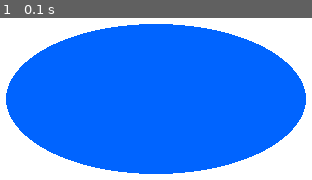
Above: before the commit, frame 1.
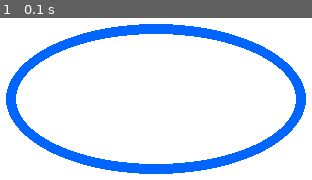
Above: after the commit, the same moment.

Repository: gurban-dev/game-development
Game: pygame game, started from pygame/draw_ellipses.py
The game is run twice, just before and just after one commit, with the same random seed, the same clock (stepped at 60 frames per second) and the same inputs.
Inputs:
- Up to frame 1 (0.1 s): no input

The runs differ from the first frame. In frame 1, 56% of the frame differs, in the area x 5-95%, y 9-91%.

Commit message:
Exercise for drawing shapes added.

Diff:
--- a/pygame/draw_ellipses.py
+++ b/pygame/draw_ellipses.py
@@ -10,7 +10,7 @@
 # pygame.draw.ellipse(surface, color, rectangle)
 
 # surface is where to draw (usually screen)
-# color is the RGB color.
+# color is the RGB color that the ellipse will be.
 # rectangle is an invisible rectangle that determines the
 # ellipse's position and size.
 
@@ -19,6 +19,9 @@
 
 # Create the game window.
 screen = pygame.display.set_mode((800, 600))
+
+# 'screen' is assigned a Surface object which represents the
+# window in the Python program.
 
 # Set the title shown at the top of the window.
 pygame.display.set_caption("Drawing an Ellipse")
@@ -42,12 +45,24 @@
     # 300 is the width.
     # 150 is the height.
 
-    # Store the invisible rectangle that defines the ellipse.
+    # Begin drawing from 250 pixels to the right of the starting
+    # point and 200 pixels down from the starting point.
+
+    # Store the invisible rectangle that defines the boundaries
+    # of the ellipse.
     ellipse_rectangle = (250, 200, 300, 150)
+
+    # Unlike pygame.draw.circle(), .ellipse() does not accept
+    # a center value.
 
     # Pygame draws the ellipse inside this invisible rectangle,
     # which determines its position and size.
-    pygame.draw.ellipse(screen, BLUE, ellipse_rectangle)
+
+    # The second argument, BLUE, specifies the color the ellipse
+    # will be filled with.
+
+    # The fourth argument is the line width of the ellipse.
+    pygame.draw.ellipse(screen, BLUE, ellipse_rectangle, 10)
 
     # Check every event that has occurred.
     for event in pygame.event.get():
@@ -61,6 +76,9 @@
             # Exit the Python program.
             sys.exit()
 
+    # Use pygame.display.update() when only a region of the screen
+    # needs to be updated.
+
     # Update the entire display since the entire screen is
     # redrawn every frame.
     pygame.display.flip()
--- a/pygame/rectangles.py
+++ b/pygame/draw_rect.py
@@ -18,6 +18,8 @@
 # • Walls
 # • Collision detection
 
+BLUE = (0, 0, 255)
+
 # Creating a Rect requires the following:
 
 # Position of the rectangle
@@ -29,7 +31,7 @@
 
 # A rectangle could be drawn like this:
 
-# pygame.draw.rect(screen, "blue", (100, 50, 200, 100))
+# pygame.draw.rect(screen, BLUE, (100, 50, 200, 100))
 
 # However, creating a Rect object gives us many useful attributes
 # and methods, making it much easier to work with rectangles.
@@ -48,7 +50,7 @@
 # pygame.draw.rect() accepts either:
 # • A tuple containing (x, y, width, height)
 # • A Rect object
-pygame.draw.rect(screen, "blue", blue_rect)
+pygame.draw.rect(screen, BLUE, blue_rect)
 
 # The left attribute represents the x-coordinate of the rectangle's
 # left edge.
--- /dev/null
+++ b/pygame/exercises/draw_ellipse_ex.py
@@ -0,0 +1,45 @@
+import pygame
+import sys
+
+# Objective:
+# Create a Pygame application that draws three ellipses on the display
+# surface. Each ellipse should have a different colour, position, width,
+# and height. Once you've completed the exercise, try arranging the
+# ellipses so that together they resemble a simple object, such as a
+# snowman, a caterpillar, or a pair of glasses.
+
+# Initialize Pygame.
+pygame.init()
+
+# Create the game window.
+screen = pygame.display.set_mode((800, 600))
+pygame.display.set_caption("Draw Three Ellipses")
+
+# Main game loop.
+running = True
+
+while running:
+    # Check for events.
+    for event in pygame.event.get():
+        if event.type == pygame.QUIT:
+            running = False
+
+    # Fill the background with white.
+    screen.fill("white")
+
+    # TODO:
+    # Draw three ellipses here.
+
+    # Each ellipse should have:
+    # - A different colour.
+    # - A different x-coordinate.
+    # - A different y-coordinate.
+    # - A different width.
+    # - A different height.
+
+    # Update the display.
+    pygame.display.flip()
+
+# Quit Pygame.
+pygame.quit()
+sys.exit()
--- /dev/null
+++ b/pygame/exercises/draw_ellipse_sol.py
@@ -0,0 +1,44 @@
+import pygame
+import sys
+
+# Objective:
+# Create a Pygame application that draws three ellipses on the display
+# surface. Each ellipse should have a different colour, position, width,
+# and height. Once you've completed the exercise, try arranging the
+# ellipses so that together they resemble a simple object, such as a
+# snowman, a caterpillar, or a pair of glasses.
+
+# Initialize Pygame.
+pygame.init()
+
+# Create the game window.
+screen = pygame.display.set_mode((800, 600))
+pygame.display.set_caption("Draw Three Ellipses")
+
+# Main game loop.
+running = True
+
+while running:
+    # Check for events.
+    for event in pygame.event.get():
+        if event.type == pygame.QUIT:
+            running = False
+
+    # Fill the background with white.
+    screen.fill("white")
+
+    # Draw the first ellipse.
+    pygame.draw.ellipse(screen, "red", (50, 100, 150, 80))
+
+    # Draw the second ellipse.
+    pygame.draw.ellipse(screen, "green", (275, 200, 200, 120))
+
+    # Draw the third ellipse.
+    pygame.draw.ellipse(screen, "blue", (550, 350, 180, 100))
+
+    # Update the display.
+    pygame.display.flip()
+
+# Quit Pygame.
+pygame.quit()
+sys.exit()
--- /dev/null
+++ b/pygame/exercises/draw_shapes_ex.py
@@ -0,0 +1,76 @@
+# Import the pygame module.
+import pygame
+
+# Import the sys module.
+import sys
+
+# Objective:
+# Build your own robot using only Pygame's drawing functions.
+
+# Requirements:
+# Your robot must use all of the following drawing functions
+# at least once.
+
+# □ pygame.draw.rect()
+#     Draw the robot's head.
+
+# □ pygame.draw.polygon()
+#     Draw the robot's body.
+
+# □ pygame.draw.circle()
+#     Draw two eyes.
+
+# □ pygame.draw.line()
+#     Draw an antenna on top of the robot's head.
+
+# □ pygame.draw.ellipse()
+#     Draw three vertically stacked energy beams beneath
+#     the robot so that it appears to be floating.
+
+#     The top beam should be the largest.
+#     The middle beam should be smaller.
+#     The bottom beam should be the smallest.
+
+# Draw everything after:
+#     screen.fill(BLACK)
+
+# and before:
+#     pygame.display.update()
+
+# Start pygame.
+pygame.init()
+
+# Create the game window.
+screen = pygame.display.set_mode((800, 600))
+
+# Set the window title.
+pygame.display.set_caption("Robot Exercise")
+
+# Define some colours.
+WHITE = (255, 255, 255)
+BLACK = (0, 0, 0)
+GREY = (170, 170, 170)
+BLUE = (50, 100, 255)
+RED = (255, 0, 0)
+GREEN = (0, 255, 0)
+
+# Start the game loop.
+while True:
+
+    # Look for events.
+    for event in pygame.event.get():
+
+        # Close the window if needed.
+        if event.type == pygame.QUIT:
+            pygame.quit()
+            sys.exit()
+
+    # Fill the background.
+    screen.fill(BLACK)
+
+    # -----------------------------
+    # Draw your robot here.
+    # -----------------------------
+
+    # Show everything on the screen.
+    pygame.display.update()
--- /dev/null
+++ b/pygame/exercises/draw_shapes_sol.py
@@ -0,0 +1,69 @@
+# Import the pygame module.
+import pygame
+
+# Import the sys module.
+import sys
+
+# Start pygame.
+pygame.init()
+
+# Create the game window.
+screen = pygame.display.set_mode((800, 600))
+
+# Set the window title.
+pygame.display.set_caption("Robot Exercise")
+
+# Define some colours.
+WHITE = (255, 255, 255)
+BLACK = (0, 0, 0)
+GREY = (170, 170, 170)
+BLUE = (50, 100, 255)
+RED = (255, 0, 0)
+GREEN = (0, 255, 0)
+
+# Start the game loop.
+while True:
+
+    # Look for events.
+    for event in pygame.event.get():
+
+        # Close the window if needed.
+        if event.type == pygame.QUIT:
+            pygame.quit()
+            sys.exit()
+
+    # Fill the background.
+    screen.fill(BLACK)
+
+    # Draw the robot's head.
+    pygame.draw.rect(screen, GREY, (300, 100, 200, 150))
+
+    # Draw the robot's body.
+    pygame.draw.polygon(
+        screen,
+        BLUE,
+        [
+            (275, 250),
+            (525, 250),
+            (475, 450),
+            (325, 450),
+        ],
+    )
+
+    # Draw the robot's eyes.
+    pygame.draw.circle(screen, RED, (350, 160), 15)
+    pygame.draw.circle(screen, RED, (450, 160), 15)
+
+    # Draw the robot's antenna.
+    pygame.draw.line(screen, WHITE, (400, 100), (400, 40), 5)
+
+    # Draw the glowing antenna tip.
+    pygame.draw.circle(screen, GREEN, (400, 30), 10)
+
+    # Draw three vertically stacked energy beams.
+    pygame.draw.ellipse(screen, GREEN, (330, 455, 140, 30))
+    pygame.draw.ellipse(screen, GREEN, (350, 490, 100, 22))
+    pygame.draw.ellipse(screen, GREEN, (370, 518, 60, 14))
+
+    # Show everything on the screen.
+    pygame.display.update()
--- /dev/null
+++ b/pygame/moving_square.py
@@ -0,0 +1,62 @@
+# Import the pygame module so we can create games.
+import pygame
+
+# Import the sys module so we can safely exit the program.
+import sys
+
+# Start all of Pygame's modules.
+pygame.init()
+
+# Create a game window that is 800 pixels wide and 600 pixels tall.
+screen = pygame.display.set_mode((800, 600))
+
+# Set the text shown in the window's title bar.
+pygame.display.set_caption("Moving Square")
+
+# Store the square's horizontal (x) position.
+# It starts at the left side of the window.
+square_x_pos = 0
+
+# Define some colours using RGB values.
+WHITE = (255, 255, 255)
+BLUE = (0, 100, 255)
+
+# This variable controls whether the game loop keeps running.
+running = True
+
+# The game loop runs over and over again until the user
+# closes the window.
+while running:
+
+    # Check every event that has happened since the last frame.
+    for event in pygame.event.get():
+
+        # If the user clicks the window's close button,
+        # stop the game loop.
+        if event.type == pygame.QUIT:
+            running = False
+
+    # Paint the entire background white before drawing anything else.
+    screen.fill(WHITE)
+
+    # Draw a blue square on the screen.
+
+    # square_x_pos is the square's x-coordinate.
+    # 250 is the square's y-coordinate.
+    # 100 is the square's width.
+    # 100 is the square's height.
+    pygame.draw.rect(screen, BLUE, (square_x_pos, 250, 100, 100))
+
+    # Increase the x-coordinate by 1 pixel.
+    # On the next frame, the square will be drawn
+    # slightly farther to the right.
+    square_x_pos += 1
+
+    # Update the display so the new frame becomes visible.
+    pygame.display.flip()
+
+# Shut down all of Pygame's modules.
+pygame.quit()
+
+# Exit the Python program.
+sys.exit()
--- /dev/null
+++ b/pygame/static_square.py
@@ -0,0 +1,44 @@
+# Import the modules we need.
+import pygame
+import sys
+
+# Start all of Pygame's modules.
+pygame.init()
+
+# Create a window that is 800 pixels wide and 600 pixels tall.
+screen = pygame.display.set_mode((800, 600))
+
+# Set the text shown in the window's title bar.
+pygame.display.set_caption("Static Square")
+
+WHITE = (255, 255, 255)
+BLUE = (0, 100, 255)
+
+# This variable controls whether the game loop keeps running.
+running = True
+
+# The game loop runs many times every second.
+# Each time through the loop, we clear the screen and
+# draw the same square in exactly the same position.
+# Because its position never changes, the square appears
+# to be perfectly still.
+while running:
+
+    for event in pygame.event.get():
+        if event.type == pygame.QUIT:
+            running = False
+
+    # Paint the entire background white before drawing anything else.
+    screen.fill(WHITE)
+
+    # Draw a blue square.
+    # (100, 250) is the top-left corner.
+    # 100 is the width.
+    # 100 is the height.
+    pygame.draw.rect(screen, "blue", (100, 250, 100, 100))
+
+    # Show everything we've drawn during this frame.
+    pygame.display.flip()
+
+pygame.quit()
+sys.exit()
Renamed: pygame/circles.py -> pygame/draw_circle.py
